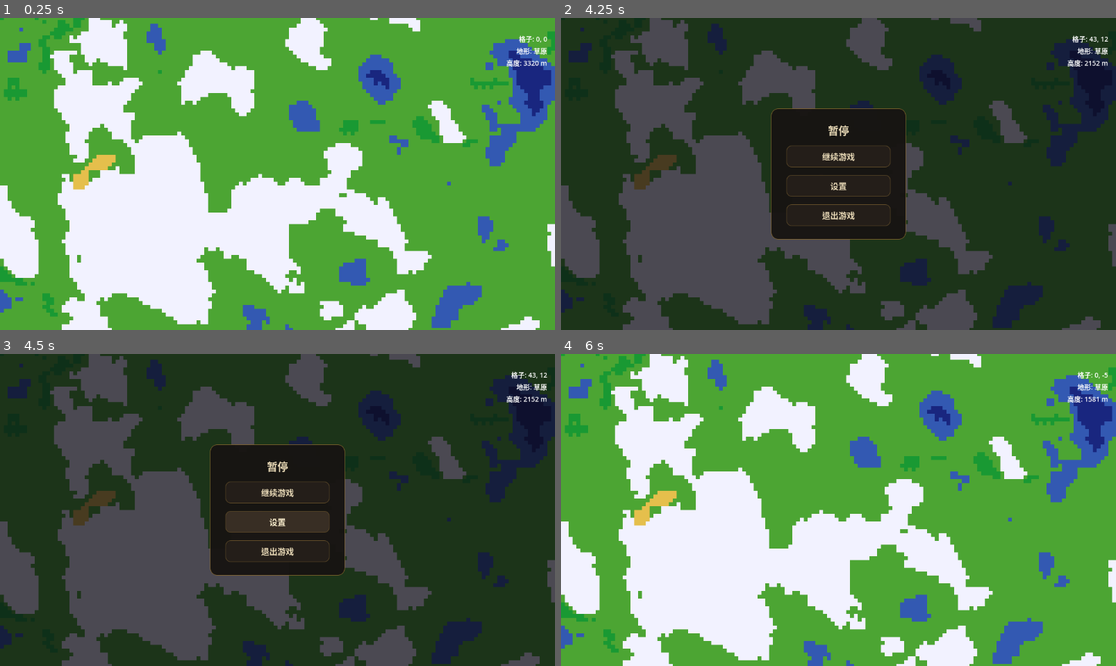
Above: before the commit, frames 1-4 (two rows, left to right).
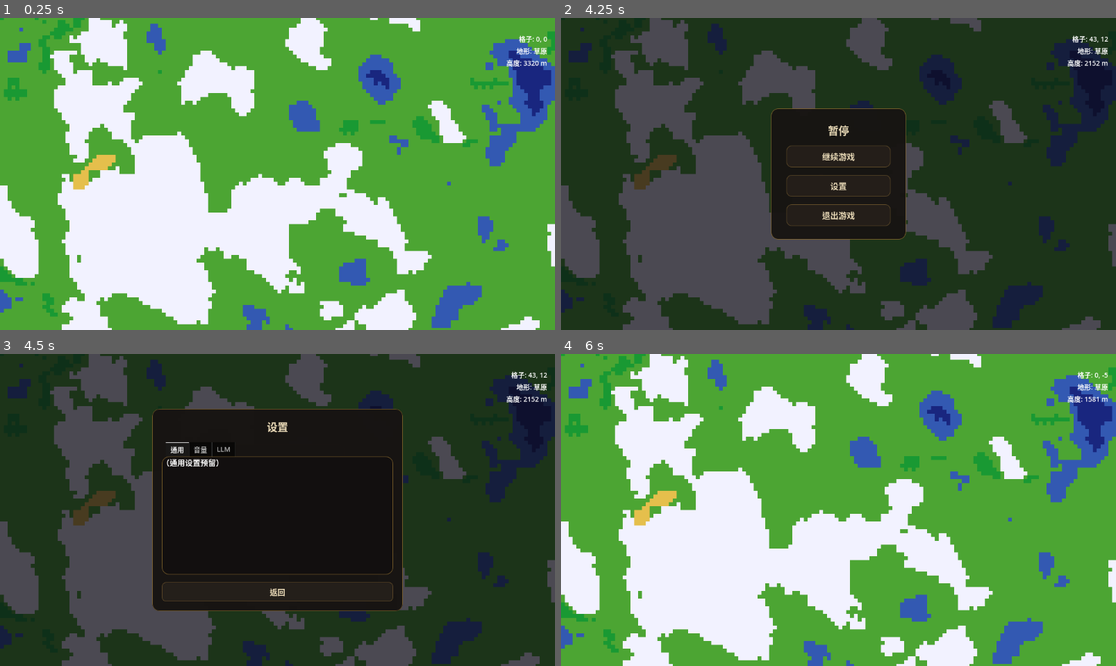
Above: after the commit, the same moments.

Repository: iiishop/cultivation-simulator
Game: Godot game, scene res://Scenes/map_view.tscn
Same seed, same stepped clock (60 frames per second), same inputs: the game is played once before the commit and once after it.
Inputs (mouse positions are in pixels of both pictures, inside the frame that each line leads up to):
- Up to frame 1 (0.25 s): no input
- Up to frame 2 (4.25 s): tap Enter at 0.5, 2, 3.5 s; move the mouse to (960, 158) at 0.52 s; click (960, 158) at 0.67 s; tap Space at 1.25, 2.75 s; drag from (727, 189) to (810, 236) at 1.27 s; move the mouse to (894, 105) at 2.02 s; click (894, 105) at 2.17 s; drag from (810, 236) to (672, 127) at 2.77 s; move the mouse to (1005, 220) at 3.52 s; click (1005, 220) at 3.67 s; tap Escape (ui_cancel) at 4.15 s
- Up to frame 3 (4.5 s): click "设置" at 4.25 s
- Up to frame 4 (6 s): click (838, 591) at 5 s, where only the run after the commit has a clickable "返回"; click "继续游戏" at 5.75 s

Frames 1-2 are identical in both runs. In frame 3, 20% of the frame differs, in the area x 27-73%, y 17-83%; in frame 4, nothing differs.

Commit message:
feat: Add autoload configuration and settings panel to pause menu
- Introduced an autoload variable for LLMConfig in project.godot to streamline configuration access.
- Added a PopupPanel for settings in pause_menu.gd, allowing users to open the settings interface when the settings button is pressed.
- Preloaded the SettingsPanel scene and instantiated it within the pause menu for improved user experience.

Diff:
--- /dev/null
+++ b/Scenes/SettingsPanel.tscn
@@ -0,0 +1,157 @@
+[gd_scene load_steps=2 format=3 uid="uid://settings_panel_001"]
+
+[ext_resource type="Script" path="res://Scripts/settings_panel.gd" id="1_script"]
+
+[node name="SettingsPanel" type="PopupPanel"]
+process_mode = 3
+script = ExtResource("1_script")
+size = Vector2i(520, 420)
+
+[node name="MarginContainer" type="MarginContainer" parent="."]
+layout_mode = 1
+anchors_preset = 15
+anchor_right = 1.0
+anchor_bottom = 1.0
+grow_horizontal = 2
+grow_vertical = 2
+theme_override_constants/margin_left = 20
+theme_override_constants/margin_top = 20
+theme_override_constants/margin_right = 20
+theme_override_constants/margin_bottom = 20
+
+[node name="VBox" type="VBoxContainer" parent="MarginContainer"]
+layout_mode = 2
+theme_override_constants/separation = 16
+
+[node name="Title" type="Label" parent="MarginContainer/VBox"]
+unique_name_in_owner = true
+layout_mode = 2
+theme_override_font_sizes/font_size = 20
+text = "设置"
+horizontal_alignment = 1
+
+[node name="TabContainer" type="TabContainer" parent="MarginContainer/VBox"]
+unique_name_in_owner = true
+layout_mode = 2
+size_flags_vertical = 3
+
+[node name="通用" type="VBoxContainer" parent="MarginContainer/VBox/TabContainer"]
+layout_mode = 2
+theme_override_constants/separation = 8
+
+[node name="Placeholder" type="Label" parent="MarginContainer/VBox/TabContainer/通用"]
+layout_mode = 2
+text = "（通用设置预留）"
+
+[node name="音量" type="VBoxContainer" parent="MarginContainer/VBox/TabContainer"]
+layout_mode = 2
+visible = false
+theme_override_constants/separation = 8
+
+[node name="Placeholder" type="Label" parent="MarginContainer/VBox/TabContainer/音量"]
+layout_mode = 2
+text = "（音量设置预留）"
+
+[node name="LLM" type="MarginContainer" parent="MarginContainer/VBox/TabContainer"]
+layout_mode = 2
+visible = false
+theme_override_constants/margin_left = 12
+theme_override_constants/margin_top = 12
+theme_override_constants/margin_right = 12
+theme_override_constants/margin_bottom = 12
+
+[node name="LLMPage" type="VBoxContainer" parent="MarginContainer/VBox/TabContainer/LLM"]
+layout_mode = 2
+theme_override_constants/separation = 14
+
+[node name="ApiSection" type="VBoxContainer" parent="MarginContainer/VBox/TabContainer/LLM/LLMPage"]
+layout_mode = 2
+theme_override_constants/separation = 6
+
+[node name="ApiBaseLabel" type="Label" parent="MarginContainer/VBox/TabContainer/LLM/LLMPage/ApiSection"]
+layout_mode = 2
+text = "API 基础地址（Base URL）"
+
+[node name="ApiBase" type="LineEdit" parent="MarginContainer/VBox/TabContainer/LLM/LLMPage/ApiSection"]
+unique_name_in_owner = true
+layout_mode = 2
+placeholder_text = "https://api.openai.com/v1"
+size_flags_vertical = 0
+
+[node name="ApiKeyLabel" type="Label" parent="MarginContainer/VBox/TabContainer/LLM/LLMPage/ApiSection"]
+layout_mode = 2
+text = "API Key（密钥）"
+
+[node name="ApiKey" type="LineEdit" parent="MarginContainer/VBox/TabContainer/LLM/LLMPage/ApiSection"]
+unique_name_in_owner = true
+layout_mode = 2
+placeholder_text = "sk-..."
+secret = true
+
+[node name="QuickFill" type="HBoxContainer" parent="MarginContainer/VBox/TabContainer/LLM/LLMPage"]
+layout_mode = 2
+theme_override_constants/separation = 8
+
+[node name="Label" type="Label" parent="MarginContainer/VBox/TabContainer/LLM/LLMPage/QuickFill"]
+layout_mode = 2
+text = "快速填充："
+
+[node name="BtnDeepSeek" type="Button" parent="MarginContainer/VBox/TabContainer/LLM/LLMPage/QuickFill"]
+unique_name_in_owner = true
+layout_mode = 2
+text = "DeepSeek"
+
+[node name="BtnOpenAI" type="Button" parent="MarginContainer/VBox/TabContainer/LLM/LLMPage/QuickFill"]
+unique_name_in_owner = true
+layout_mode = 2
+text = "OpenAI"
+
+[node name="BtnQwen" type="Button" parent="MarginContainer/VBox/TabContainer/LLM/LLMPage/QuickFill"]
+unique_name_in_owner = true
+layout_mode = 2
+text = "千问"
+
+[node name="BtnOllama" type="Button" parent="MarginContainer/VBox/TabContainer/LLM/LLMPage/QuickFill"]
+unique_name_in_owner = true
+layout_mode = 2
+text = "Ollama"
+
+[node name="ValidateRow" type="HBoxContainer" parent="MarginContainer/VBox/TabContainer/LLM/LLMPage"]
+layout_mode = 2
+theme_override_constants/separation = 12
+
+[node name="BtnValidate" type="Button" parent="MarginContainer/VBox/TabContainer/LLM/LLMPage/ValidateRow"]
+unique_name_in_owner = true
+layout_mode = 2
+text = "验证并获取模型列表"
+
+[node name="ValidateStatus" type="Label" parent="MarginContainer/VBox/TabContainer/LLM/LLMPage/ValidateRow"]
+unique_name_in_owner = true
+layout_mode = 2
+size_flags_vertical = 1
+text = ""
+
+[node name="ModelsSection" type="VBoxContainer" parent="MarginContainer/VBox/TabContainer/LLM/LLMPage"]
+layout_mode = 2
+theme_override_constants/separation = 8
+
+[node name="FastLabel" type="Label" parent="MarginContainer/VBox/TabContainer/LLM/LLMPage/ModelsSection"]
+layout_mode = 2
+text = "快速模型（需快速响应的场景）"
+
+[node name="FastModel" type="OptionButton" parent="MarginContainer/VBox/TabContainer/LLM/LLMPage/ModelsSection"]
+unique_name_in_owner = true
+layout_mode = 2
+
+[node name="SmartLabel" type="Label" parent="MarginContainer/VBox/TabContainer/LLM/LLMPage/ModelsSection"]
+layout_mode = 2
+text = "智能模型（长思考、深度处理）"
+
+[node name="SmartModel" type="OptionButton" parent="MarginContainer/VBox/TabContainer/LLM/LLMPage/ModelsSection"]
+unique_name_in_owner = true
+layout_mode = 2
+
+[node name="BtnBack" type="Button" parent="MarginContainer/VBox"]
+unique_name_in_owner = true
+layout_mode = 2
+text = "返回"
--- /dev/null
+++ b/Scripts/llm_config.gd
@@ -0,0 +1,73 @@
+extends Node
+
+## LLM 配置单例：持久化到 user://llm_config.json（OpenAI 兼容：API Base、Key、快速/智能模型槽位）
+## 使用方式：LLMConfig.load_config() / save_config() 等
+
+const CONFIG_PATH := "user://llm_config.json"
+
+var api_base_url: String = ""
+var api_key: String = ""
+var fast_model_id: String = ""
+var smart_model_id: String = ""
+var cached_model_ids: PackedStringArray = PackedStringArray()
+
+const _DEFAULT_BASE := "https://api.openai.com/v1"
+
+
+func load_config() -> bool:
+	var file := FileAccess.open(CONFIG_PATH, FileAccess.READ)
+	if file == null:
+		return false
+	var text := file.get_as_text()
+	file.close()
+	var json := JSON.new()
+	var err := json.parse(text)
+	if err != OK:
+		return false
+	var data = json.get_data()
+	if typeof(data) != TYPE_DICTIONARY:
+		return false
+	api_base_url = data.get("api_base_url", _DEFAULT_BASE)
+	api_key = data.get("api_key", "")
+	fast_model_id = data.get("fast_model_id", "")
+	smart_model_id = data.get("smart_model_id", "")
+	var arr = data.get("cached_model_ids", [])
+	cached_model_ids.clear()
+	for s in arr:
+		cached_model_ids.append(str(s))
+	return true
+
+
+func save_config() -> bool:
+	var data: Dictionary = {
+		"api_base_url": api_base_url,
+		"api_key": api_key,
+		"fast_model_id": fast_model_id,
+		"smart_model_id": smart_model_id,
+		"cached_model_ids": Array(cached_model_ids),
+	}
+	var file := FileAccess.open(CONFIG_PATH, FileAccess.WRITE)
+	if file == null:
+		return false
+	file.store_string(JSON.stringify(data))
+	file.close()
+	return true
+
+
+func set_api_and_models(base: String, key: String, model_ids: PackedStringArray) -> void:
+	api_base_url = base.strip_edges()
+	if not api_base_url.ends_with("/"):
+		api_base_url += "/"
+	api_key = key
+	cached_model_ids = model_ids
+	save_config()
+
+
+func set_fast_model(id: String) -> void:
+	fast_model_id = id
+	save_config()
+
+
+func set_smart_model(id: String) -> void:
+	smart_model_id = id
+	save_config()
--- a/Scripts/pause_menu.gd
+++ b/Scripts/pause_menu.gd
@@ -8,6 +8,8 @@
 @onready var _btn_continue: Button = %BtnContinue
 @onready var _btn_settings: Button = %BtnSettings
 @onready var _btn_quit: Button = %BtnQuit
+
+var _settings_panel: PopupPanel
 
 const _BG_OVERLAY := Color(0.04, 0.03, 0.06, 0.72)
 const _PANEL_BG := Color(0.09, 0.08, 0.07, 0.96)
@@ -25,6 +27,10 @@
 	process_mode = Node.PROCESS_MODE_WHEN_PAUSED
 	hide()
 	_apply_theme()
+	var SettingsPanelScene := preload("res://Scenes/SettingsPanel.tscn") as PackedScene
+	_settings_panel = SettingsPanelScene.instantiate() as PopupPanel
+	add_child(_settings_panel)
+	_settings_panel.hide()
 	if _btn_continue:
 		_btn_continue.pressed.connect(_on_continue_pressed)
 	if _btn_settings:
@@ -86,8 +92,8 @@
 
 
 func _on_settings_pressed() -> void:
-	# 预留：打开设置界面
-	pass
+	if _settings_panel:
+		_settings_panel.popup_centered()
 
 
 func _on_quit_pressed() -> void:
--- /dev/null
+++ b/Scripts/settings_panel.gd
@@ -0,0 +1,261 @@
+extends PopupPanel
+
+## 设置面板：与 ESC 暂停菜单同风格（仙侠风）；Tab 通用/音量/LLM
+
+@onready var _title: Label = %Title
+@onready var _tab_container: TabContainer = %TabContainer
+@onready var _api_base: LineEdit = %ApiBase
+@onready var _api_key: LineEdit = %ApiKey
+@onready var _btn_deepseek: Button = %BtnDeepSeek
+@onready var _btn_openai: Button = %BtnOpenAI
+@onready var _btn_qwen: Button = %BtnQwen
+@onready var _btn_ollama: Button = %BtnOllama
+@onready var _btn_validate: Button = %BtnValidate
+@onready var _validate_status: Label = %ValidateStatus
+@onready var _fast_model: OptionButton = %FastModel
+@onready var _smart_model: OptionButton = %SmartModel
+@onready var _btn_back: Button = %BtnBack
+
+var _http: HTTPRequest
+var _llm_config: Node
+
+# 与暂停菜单一致的仙侠风配色
+const _PANEL_BG := Color(0.09, 0.08, 0.07, 0.98)
+const _PANEL_BORDER := Color(0.55, 0.42, 0.18, 0.9)
+const _BTN_BG := Color(0.14, 0.12, 0.10, 1.0)
+const _BTN_HOVER := Color(0.22, 0.18, 0.14, 1.0)
+const _BTN_PRESSED := Color(0.08, 0.07, 0.06, 1.0)
+const _BTN_BORDER := Color(0.45, 0.35, 0.18, 0.8)
+const _TITLE_COLOR := Color(0.92, 0.86, 0.72, 1.0)
+const _INPUT_BG := Color(0.12, 0.10, 0.09, 1.0)
+const _FONT_TITLE := 22
+const _FONT_BTN := 16
+const _FONT_LABEL := 14
+
+const _QUICK_FILL := {
+	"DeepSeek": {"base": "https://api.deepseek.com/v1", "key": ""},
+	"OpenAI": {"base": "https://api.openai.com/v1", "key": ""},
+	"千问": {"base": "https://dashscope.aliyuncs.com/compatible-mode/v1", "key": ""},
+	"Ollama": {"base": "http://localhost:11434/v1", "key": ""},
+}
+
+
+func _apply_theme() -> void:
+	# 弹窗本体：深色底 + 暖金描边
+	var panel_style := StyleBoxFlat.new()
+	panel_style.bg_color = _PANEL_BG
+	panel_style.border_color = _PANEL_BORDER
+	panel_style.set_border_width_all(1)
+	panel_style.set_corner_radius_all(14)
+	panel_style.set_content_margin_all(0)
+	add_theme_stylebox_override("panel", panel_style)
+	# 标题
+	if _title:
+		_title.add_theme_font_size_override("font_size", _FONT_TITLE)
+		_title.add_theme_color_override("font_color", _TITLE_COLOR)
+	# Tab 内容区
+	if _tab_container:
+		var tab_panel := panel_style.duplicate()
+		(tab_panel as StyleBoxFlat).bg_color = Color(0.07, 0.06, 0.06, 0.95)
+		_tab_container.add_theme_stylebox_override("panel", tab_panel)
+		_tab_container.add_theme_color_override("font_color", _TITLE_COLOR)
+		_tab_container.add_theme_font_size_override("font_size", _FONT_LABEL)
+	# 所有按钮（快速填充、验证、返回）
+	var all_buttons: Array[Button] = [_btn_deepseek, _btn_openai, _btn_qwen, _btn_ollama, _btn_validate, _btn_back]
+	for btn in all_buttons:
+		if not is_instance_valid(btn):
+			continue
+		btn.add_theme_font_size_override("font_size", _FONT_BTN)
+		btn.custom_minimum_size.y = 40
+		var sb_n := StyleBoxFlat.new()
+		sb_n.bg_color = _BTN_BG
+		sb_n.border_color = _BTN_BORDER
+		sb_n.set_border_width_all(1)
+		sb_n.set_corner_radius_all(8)
+		sb_n.set_content_margin_all(8)
+		btn.add_theme_stylebox_override("normal", sb_n)
+		btn.add_theme_stylebox_override("hover", _make_btn_style(_BTN_HOVER))
+		btn.add_theme_stylebox_override("pressed", _make_btn_style(_BTN_PRESSED))
+		btn.add_theme_color_override("font_color", _TITLE_COLOR)
+		btn.add_theme_color_override("font_hover_color", Color(1.0, 0.95, 0.82, 1.0))
+	# 输入框
+	for le in [_api_base, _api_key]:
+		if not is_instance_valid(le):
+			continue
+		le.add_theme_color_override("font_color", _TITLE_COLOR)
+		le.add_theme_font_size_override("font_size", _FONT_LABEL)
+		var sb_le := StyleBoxFlat.new()
+		sb_le.bg_color = _INPUT_BG
+		sb_le.border_color = _BTN_BORDER
+		sb_le.set_border_width_all(1)
+		sb_le.set_corner_radius_all(6)
+		sb_le.set_content_margin_all(8)
+		le.add_theme_stylebox_override("normal", sb_le)
+		le.add_theme_stylebox_override("focus", sb_le.duplicate())
+	# 下拉框
+	for opt in [_fast_model, _smart_model]:
+		if not is_instance_valid(opt):
+			continue
+		opt.add_theme_color_override("font_color", _TITLE_COLOR)
+		opt.add_theme_font_size_override("font_size", _FONT_LABEL)
+		var sb_opt := StyleBoxFlat.new()
+		sb_opt.bg_color = _INPUT_BG
+		sb_opt.border_color = _BTN_BORDER
+		sb_opt.set_border_width_all(1)
+		sb_opt.set_corner_radius_all(6)
+		sb_opt.set_content_margin_all(8)
+		opt.add_theme_stylebox_override("normal", sb_opt)
+		opt.add_theme_stylebox_override("hover", _make_btn_style(_BTN_HOVER))
+		opt.add_theme_stylebox_override("pressed", _make_btn_style(_BTN_PRESSED))
+	# 状态与页内标签
+	if _validate_status:
+		_validate_status.add_theme_color_override("font_color", Color(0.85, 0.78, 0.65, 1.0))
+		_validate_status.add_theme_font_size_override("font_size", _FONT_LABEL)
+	_apply_label_color($MarginContainer/VBox/TabContainer/LLM/LLMPage)
+
+
+func _make_btn_style(bg: Color) -> StyleBoxFlat:
+	var s := StyleBoxFlat.new()
+	s.bg_color = bg
+	s.border_color = _BTN_BORDER
+	s.set_border_width_all(1)
+	s.set_corner_radius_all(8)
+	s.set_content_margin_all(8)
+	return s
+
+
+func _apply_label_color(root: Node) -> void:
+	if root is Label:
+		(root as Label).add_theme_color_override("font_color", _TITLE_COLOR)
+		(root as Label).add_theme_font_size_override("font_size", _FONT_LABEL)
+	for c in root.get_children():
+		_apply_label_color(c)
+
+
+func _ready() -> void:
+	process_mode = Node.PROCESS_MODE_WHEN_PAUSED
+	_apply_theme()
+	_llm_config = get_node_or_null("/root/LLMConfig")
+	_populate_llm_from_config()
+	_btn_deepseek.pressed.connect(_on_quick_fill.bind("DeepSeek"))
+	_btn_openai.pressed.connect(_on_quick_fill.bind("OpenAI"))
+	_btn_qwen.pressed.connect(_on_quick_fill.bind("千问"))
+	_btn_ollama.pressed.connect(_on_quick_fill.bind("Ollama"))
+	_btn_validate.pressed.connect(_on_validate_pressed)
+	_fast_model.item_selected.connect(_on_fast_model_selected)
+	_smart_model.item_selected.connect(_on_smart_model_selected)
+	_btn_back.pressed.connect(hide)
+	close_requested.connect(hide)
+
+
+func _populate_llm_from_config() -> void:
+	if not _llm_config:
+		return
+	_llm_config.load_config()
+	_api_base.text = _llm_config.api_base_url
+	_api_key.text = _llm_config.api_key
+	_fill_model_dropdowns(_llm_config.cached_model_ids)
+	_select_model_option(_fast_model, _llm_config.fast_model_id)
+	_select_model_option(_smart_model, _llm_config.smart_model_id)
+
+
+func _fill_model_dropdowns(ids: PackedStringArray) -> void:
+	_fast_model.clear()
+	_smart_model.clear()
+	_fast_model.add_item("（请先验证）", 0)
+	_smart_model.add_item("（请先验证）", 0)
+	for i in ids.size():
+		_fast_model.add_item(ids[i], i + 1)
+		_smart_model.add_item(ids[i], i + 1)
+
+
+func _select_model_option(opt: OptionButton, model_id: String) -> void:
+	if model_id.is_empty():
+		opt.selected = 0
+		return
+	for i in opt.item_count:
+		if i == 0:
+			continue
+		if opt.get_item_text(i) == model_id:
+			opt.selected = i
+			return
+	opt.selected = 0
+
+
+func _on_quick_fill(template_name: String) -> void:
+	var t = _QUICK_FILL.get(template_name, {})
+	if t.is_empty():
+		return
+	_api_base.text = t.base
+	_api_key.text = t.get("key", "")
+	_validate_status.text = ""
+
+
+func _on_validate_pressed() -> void:
+	var base := _api_base.text.strip_edges()
+	var key := _api_key.text.strip_edges()
+	if base.is_empty():
+		_validate_status.text = "请填写 API Base URL"
+		return
+	if not base.ends_with("/"):
+		base += "/"
+	var url := base + "models"
+	_validate_status.text = "验证中…"
+	_btn_validate.disabled = true
+	if _http == null:
+		_http = HTTPRequest.new()
+		add_child(_http)
+		_http.request_completed.connect(_on_models_request_completed)
+	var headers := PackedStringArray()
+	if not key.is_empty():
+		headers.append("Authorization: Bearer " + key)
+	var err := _http.request(url, headers)
+	if err != OK:
+		_validate_status.text = "请求失败"
+		_btn_validate.disabled = false
+
+
+func _on_models_request_completed(result: int, _code: int, _headers: PackedStringArray, body: PackedByteArray) -> void:
+	_btn_validate.disabled = false
+	if result != HTTPRequest.RESULT_SUCCESS:
+		_validate_status.text = "网络错误"
+		return
+	var json_str := body.get_string_from_utf8()
+	var data = JSON.parse_string(json_str)
+	if data == null:
+		_validate_status.text = "响应解析失败"
+		return
+	if typeof(data) != TYPE_DICTIONARY:
+		_validate_status.text = "响应格式错误"
+		return
+	var data_arr = data.get("data", null)
+	if data_arr == null or typeof(data_arr) != TYPE_ARRAY:
+		_validate_status.text = "未找到模型列表（非 OpenAI 兼容？）"
+		return
+	var ids: PackedStringArray = PackedStringArray()
+	for o in data_arr:
+		if typeof(o) == TYPE_DICTIONARY:
+			var id_val = (o as Dictionary).get("id", "")
+			if id_val:
+				ids.append(str(id_val))
+	if ids.is_empty():
+		_validate_status.text = "模型列表为空"
+		return
+	_fill_model_dropdowns(ids)
+	if _llm_config:
+		_llm_config.set_api_and_models(_api_base.text.strip_edges(), _api_key.text.strip_edges(), ids)
+		_select_model_option(_fast_model, _llm_config.fast_model_id)
+		_select_model_option(_smart_model, _llm_config.smart_model_id)
+	_validate_status.text = "已获取 %d 个模型" % ids.size()
+
+
+func _on_fast_model_selected(idx: int) -> void:
+	if not _llm_config or idx <= 0:
+		return
+	_llm_config.set_fast_model(_fast_model.get_item_text(idx))
+
+
+func _on_smart_model_selected(idx: int) -> void:
+	if not _llm_config or idx <= 0:
+		return
+	_llm_config.set_smart_model(_smart_model.get_item_text(idx))
--- a/project.godot
+++ b/project.godot
@@ -7,6 +7,10 @@
 ;   param=value ; assign values to parameters
 
 config_version=5
+
+[autoload]
+
+LLMConfig="*res://Scripts/llm_config.gd"
 
 [application]
 
Not shown, added: Scripts/llm_config.gd.uid
Not shown, added: Scripts/settings_panel.gd.uid
